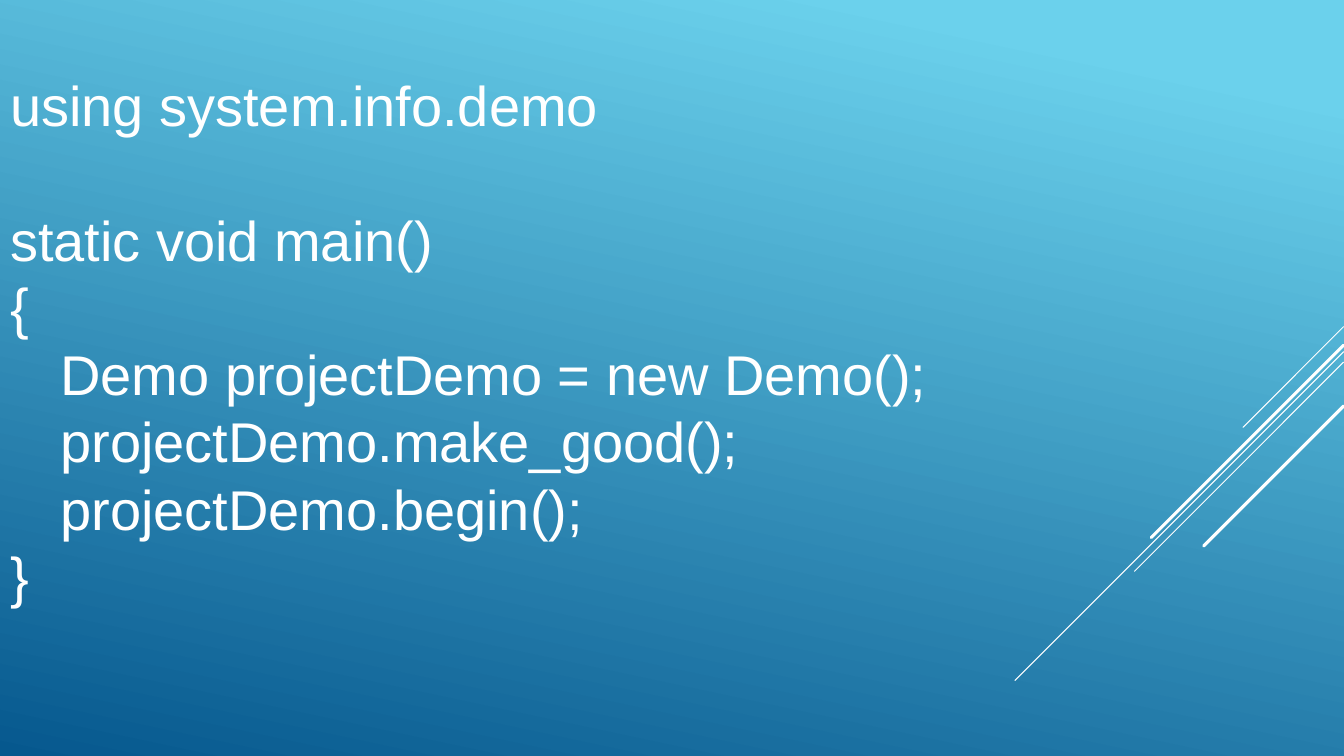
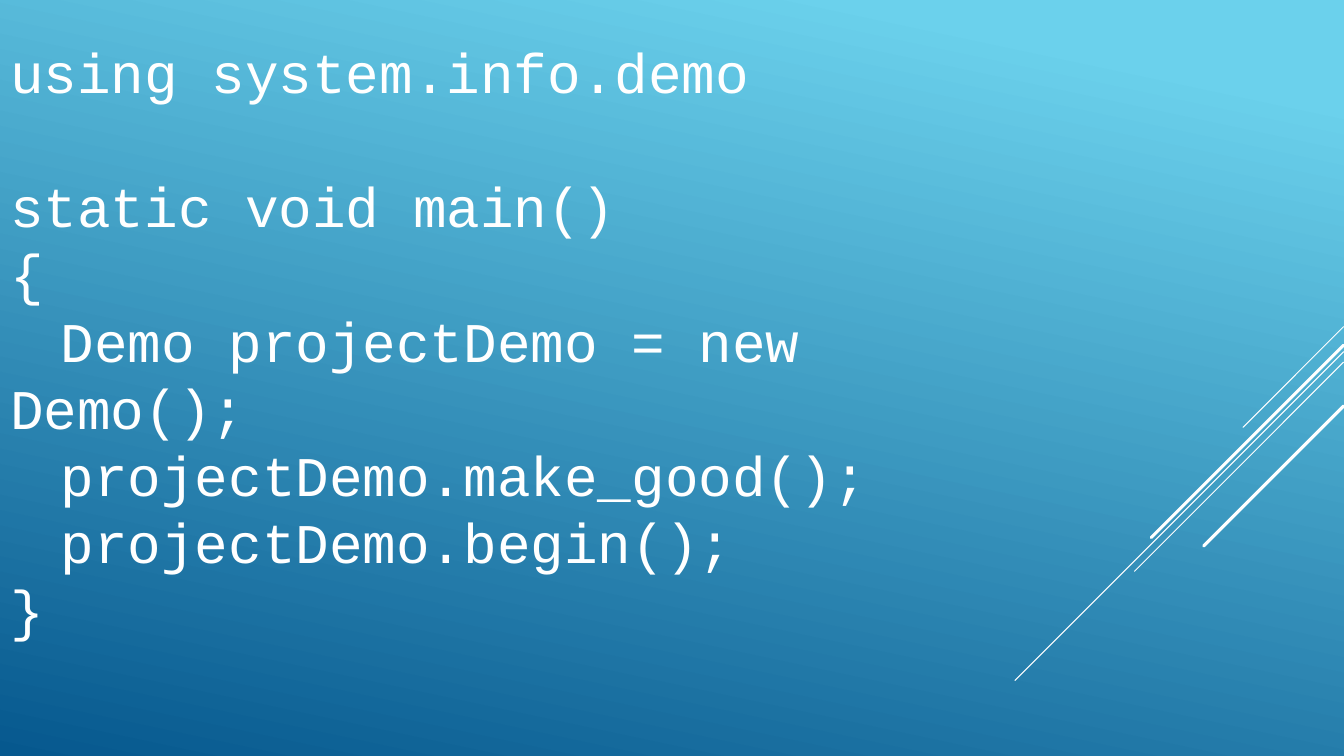
Before and after one commit to lucianfreeze/CSCI352-Project-Freeze-Whitson, a slide deck: slide 6 of 352 project presentation.pptx. Drawn at 1344x756 pixels with LibreOffice and Linux fonts; fonts in the diff are those of the drawing. Boxes give left, top, right and bottom in pixels: in the first picture for what was removed or moved away, otherwise in the second. Text is boxed around its words. In the diff, an @@ line names an element or a change of style, - is before the commit and + after.

```diff
--- a/352 project presentation.pptx
+++ b/352 project presentation.pptx
@@ title "using system.info.demo static void main() ..." at [10,53,866,575]: font Arial to Courier New @@
```
Also in this commit, not shown: 4 other slides changed, 2 other files.
